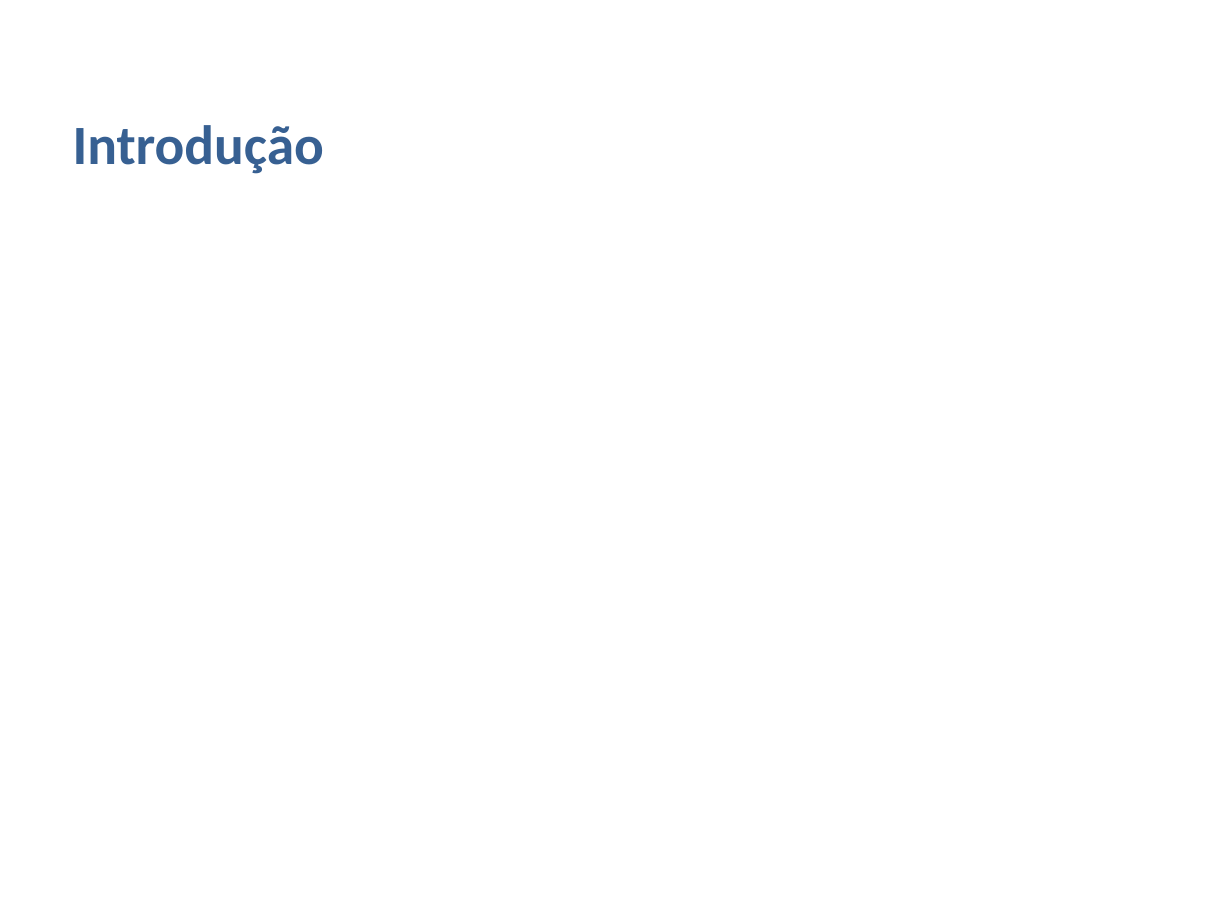
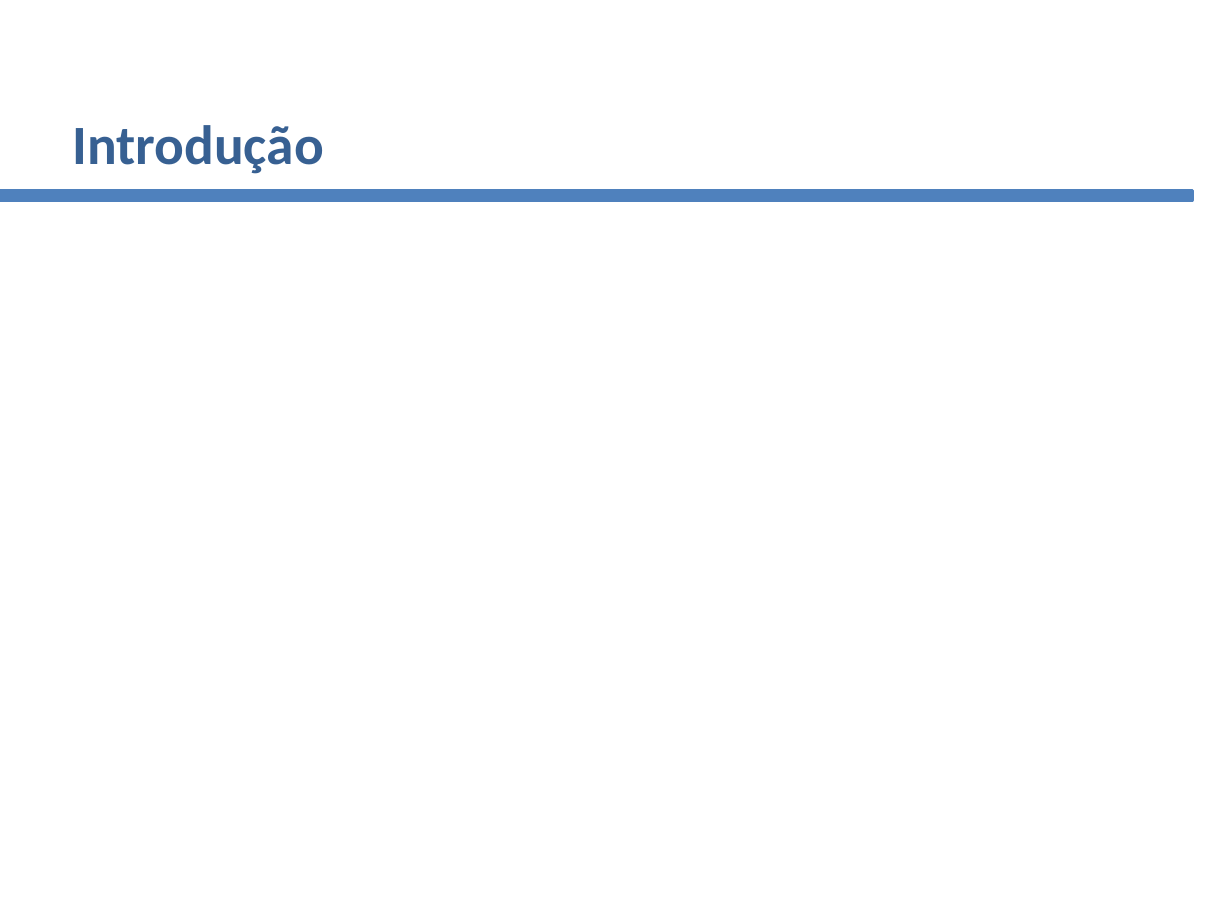
Before and after one commit to matheusg-dev/ProjetoDelivery_TCC, a slide deck: slide 2 of assets/documentacao_abnt/PowerPoint Projeto Final SENAI.pptx. Drawn at 1232x924 pixels with LibreOffice and Linux fonts; fonts in the diff are those of the drawing; background and template pictures are left out. Boxes give left, top, right and bottom in pixels: in the first picture for what was removed or moved away, otherwise in the second. Text is boxed around its words. In the diff, an @@ line names an element or a change of style, - is before the commit and + after.

```diff
--- a/assets/documentacao_abnt/PowerPoint Projeto Final SENAI.pptx
+++ b/assets/documentacao_abnt/PowerPoint Projeto Final SENAI.pptx
@@ rectangle added at <box>0,191,1192,200</box>, fill #4F81BD, outline #4F81BD 2 pt @@
```
Also in this commit, not shown: 3 other slides changed, 7 other files.
